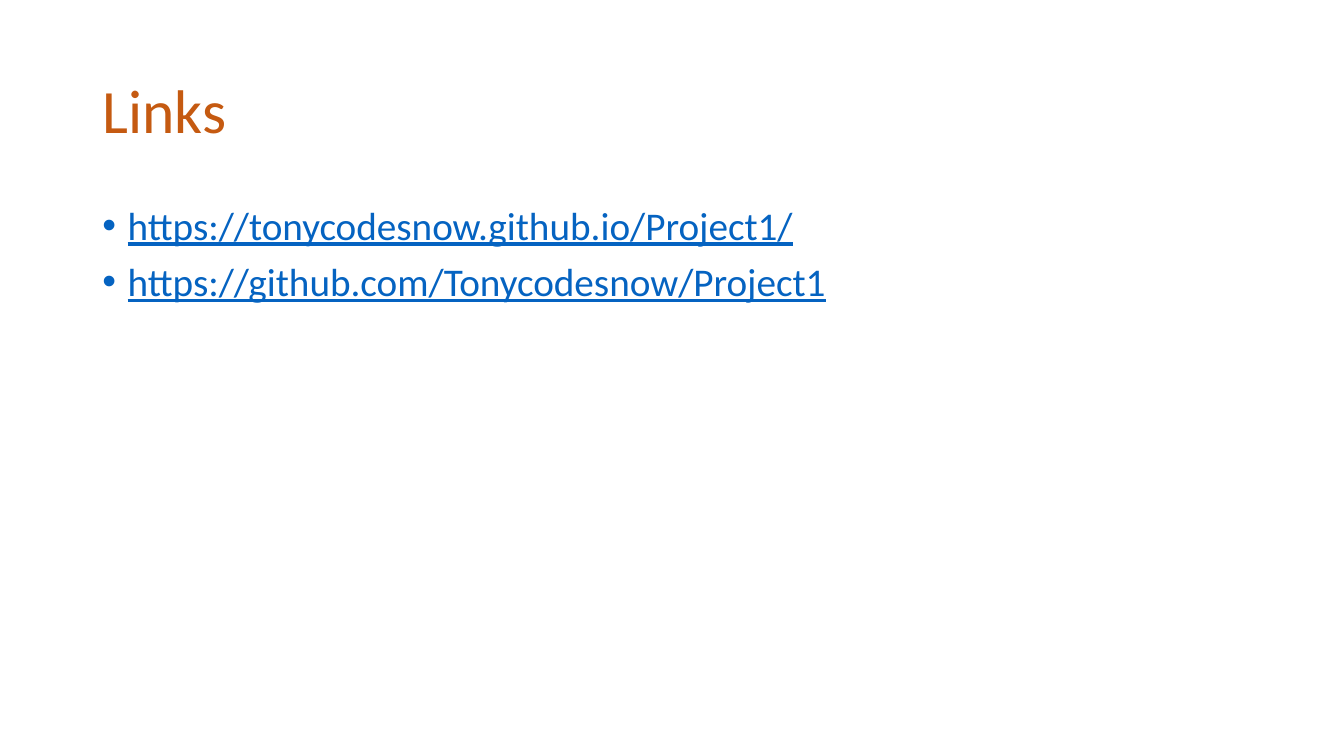
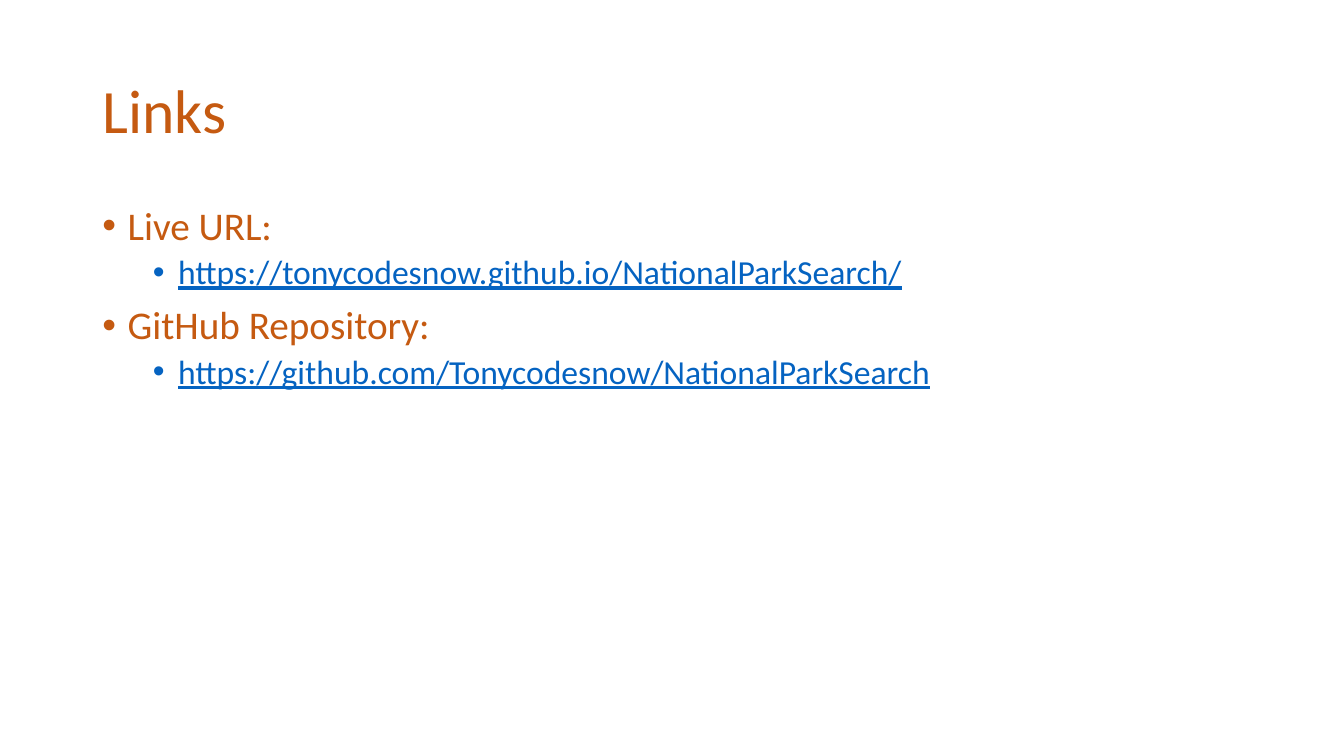
Before and after one commit to Tonycodesnow/NationalParkSearch, a slide deck: slide 8 of Project1.pptx. Drawn at 1344x756 pixels with LibreOffice and Linux fonts; fonts in the diff are those of the drawing. Boxes give left, top, right and bottom in pixels: in the first picture for what was removed or moved away, otherwise in the second. Text is boxed around its words. In the diff, an @@ line names an element or a change of style, - is before the commit and + after.

Commit message:
edited links

```diff
--- a/Project1.pptx
+++ b/Project1.pptx
@@ text at (128,213,930,390): text changed; size 28 to 24 pt @@
-• https://tonycodesnow.github.io/Project1/
-• https://github.com/Tonycodesnow/Project1
+• Live URL:
+  • https://tonycodesnow.github.io/NationalParkSearch/
+• GitHub Repository:
+  • https://github.com/Tonycodesnow/NationalParkSearch
```
Also in this commit, not shown: 1 other slide changed.
